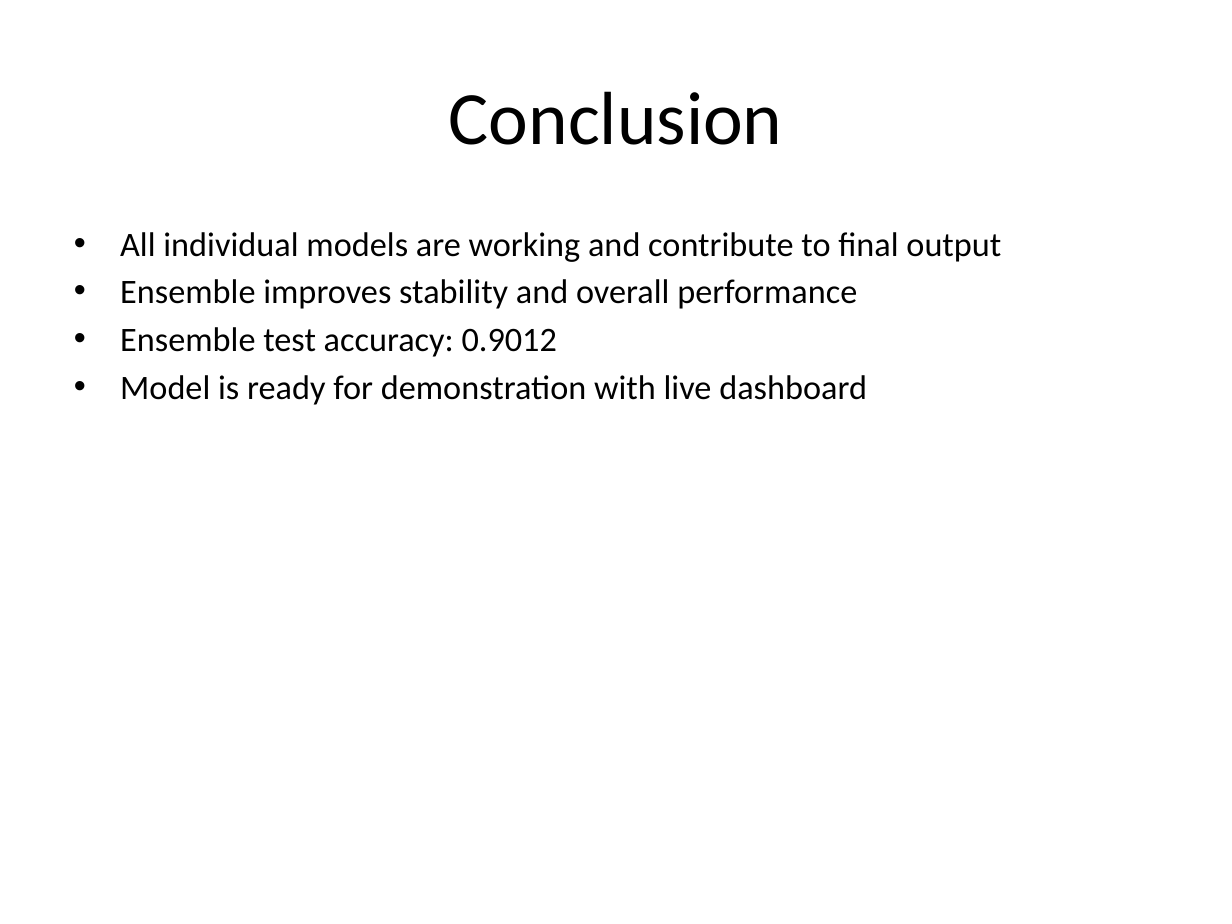
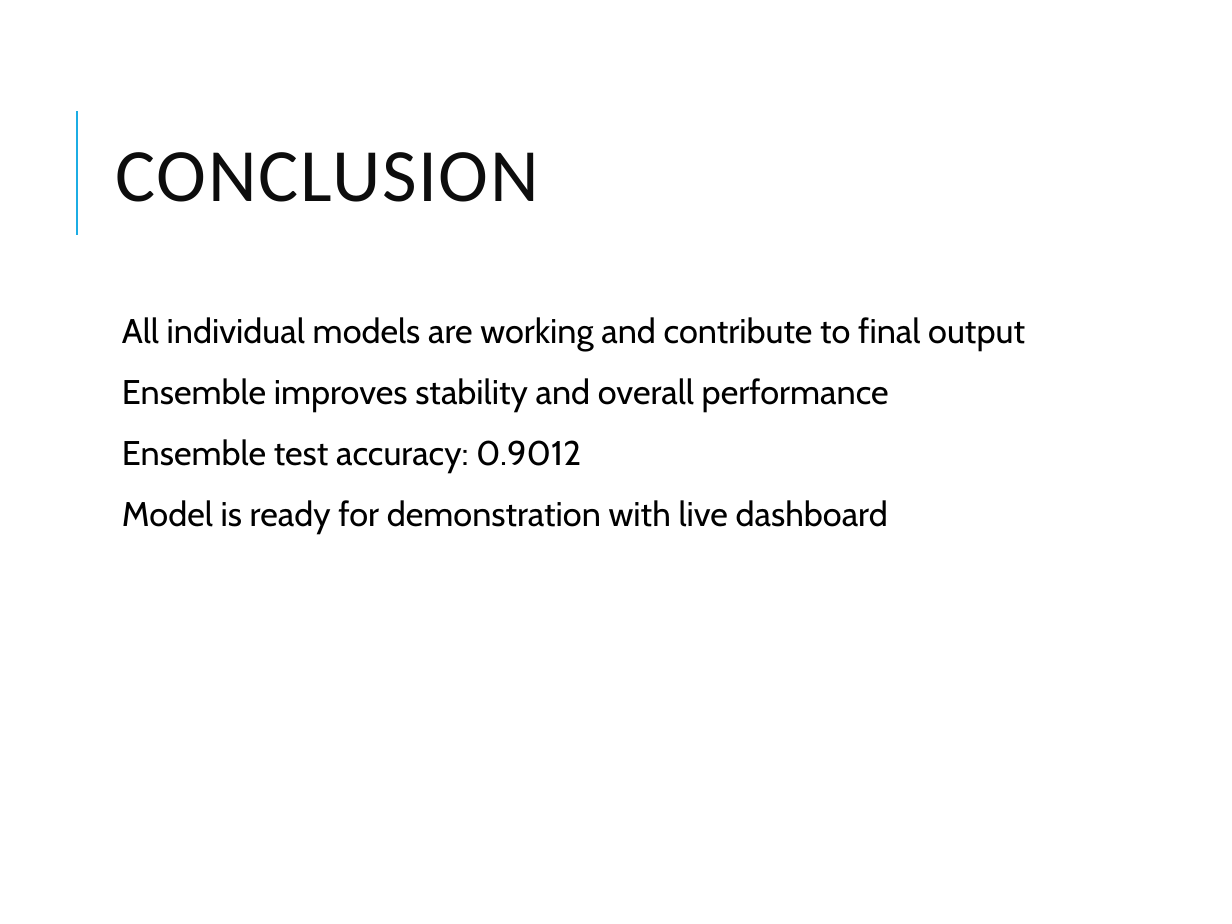
Before and after one commit to syedmaax/Intrusion-Detection, a slide deck: slide 9 of Professor_Review_IDS.pptx. Drawn at 1232x924 pixels with LibreOffice and Linux fonts; fonts in the diff are those of the drawing. Boxes give left, top, right and bottom in pixels: in the first picture for what was removed or moved away, otherwise in the second. Text is boxed around its words. In the diff, an @@ line names an element or a change of style, - is before the commit and + after.

```diff
--- a/Professor_Review_IDS.pptx
+++ b/Professor_Review_IDS.pptx
@@ line added from (76, 234) to (76, 111), #1CADE4 1.5 pt @@
@@ title at (x1=116, y1=152, x2=539, y2=202): text changed; text colour #000000 to #0D0D0D @@
-Conclusion
+CONCLUSION
@@ text "All individual models are working ..." moved from (x1=120, y1=232, x2=1001, y2=405) to (x1=122, y1=317, x2=1025, y2=534) @@
@@ text "All individual models are working ..." at (x1=122, y1=317, x2=1025, y2=534): font Calibri to Cabin; bullet • to  ; line spacing 1 to 0.9; more space between paragraphs @@
```
Also in this commit, not shown: 8 other slides changed, 16 other files.
